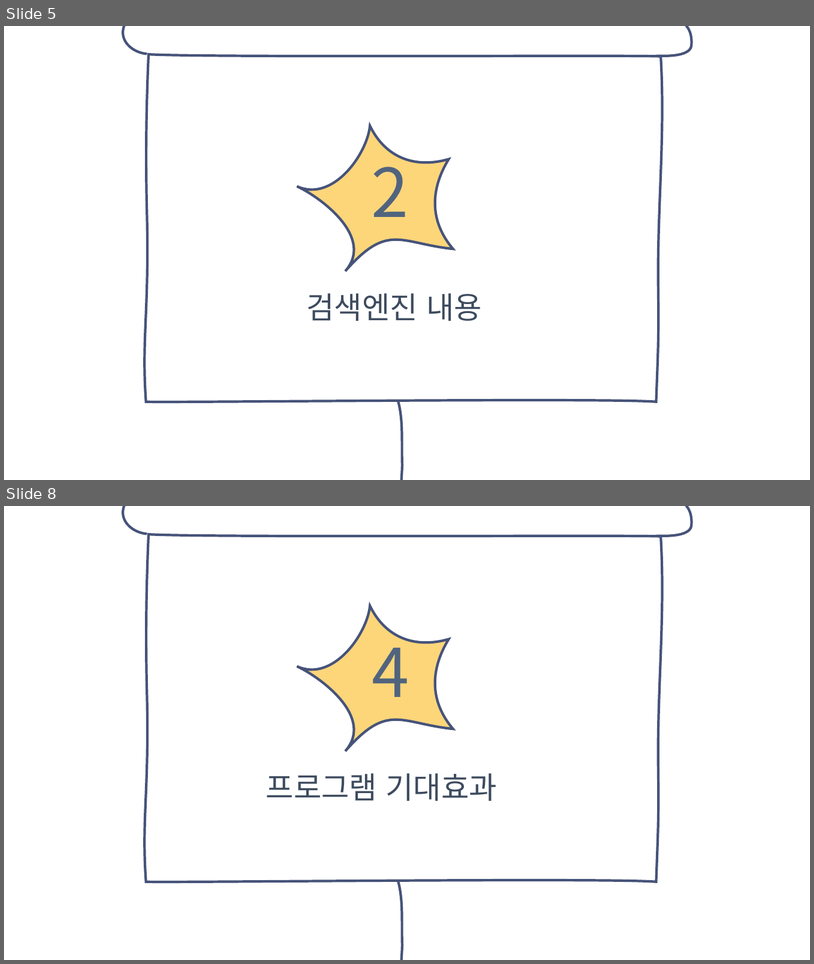
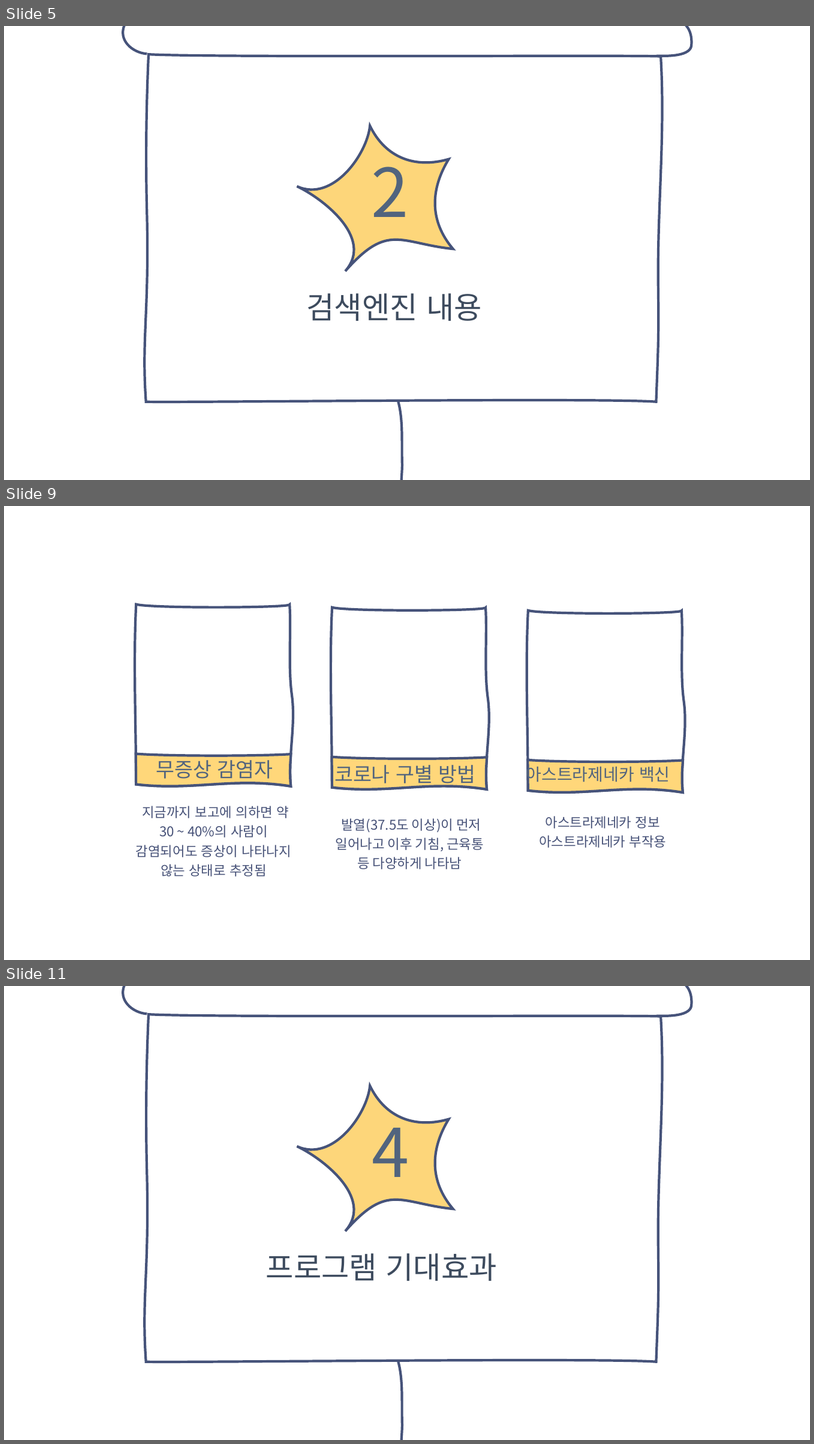
Before and after one commit to soyeon0730/-, a slide deck: 코로나 정보 검색엔진.pptx. Shown one above the other, each under a label of ours: slides 5 and 8 before the commit, slides 5, 9 and 11 after it; the slides between them are not shown. The pictures are 814x964 and 814x1444 pixels, drawn with LibreOffice and Linux fonts; fonts in the diff are those of the drawing; background and template pictures are left out. Boxes give left, top, right and bottom in pixels: in the first picture for what was removed or moved away, otherwise in the second. Text is boxed around its words. In the diff, an @@ line names an element or a change of style, - is before the commit and + after.

```diff
--- a/코로나 정보 검색엔진.pptx
+++ b/코로나 정보 검색엔진.pptx
@@ slide 9 added at (4, 506, 810, 960), background picture (left out) @@
@@ freeform shape added at (91, 566, 336, 823), outline #46537A 3 pt @@
@@ freeform shape added at (288, 569, 533, 826), outline #46537A 3 pt @@
@@ freeform shape added at (483, 573, 729, 829), outline #46537A 3 pt @@
@@ freeform shape added at (128, 715, 299, 823), fill #FFD77A, outline #46537A 3 pt @@
@@ freeform shape added at (324, 718, 495, 826), fill #FFD77A, outline #46537A 3 pt @@
@@ freeform shape added at (521, 721, 692, 829), fill #FFD77A, outline #46537A 3 pt @@
@@ text added at (156, 756, 273, 783), 24 pt, text #51647E @@
+무증상 감염자
@@ text added at (335, 765, 476, 787), 24 pt, text #51647E @@
+코로나 구별 방법
@@ text added at (527, 763, 671, 785), 20 pt, text #51647E @@
+아스트라제네카 백신
@@ text added at (136, 805, 291, 876), 16 pt, text #475278 @@
+지금까지 보고에 의하면 약 30 ~ 40%의 사람이 감염되어도 증상이 나타나지 않는 상태로 추정됨
@@ text added at (336, 818, 484, 869), 16 pt, text #475278 @@
+발열(37.5도 이상)이 먼저 일어나고 이후 기침, 근육통 등 다양하게 나타남
@@ text added at (539, 816, 666, 847), 16 pt, text #475278 @@
+아스트라제네카 정보
+아스트라제네카 부작용
@@ what was slide 8 is now slide 11 @@
```
Also in this commit, not shown: 3 slides changed, 2 other slides added.
